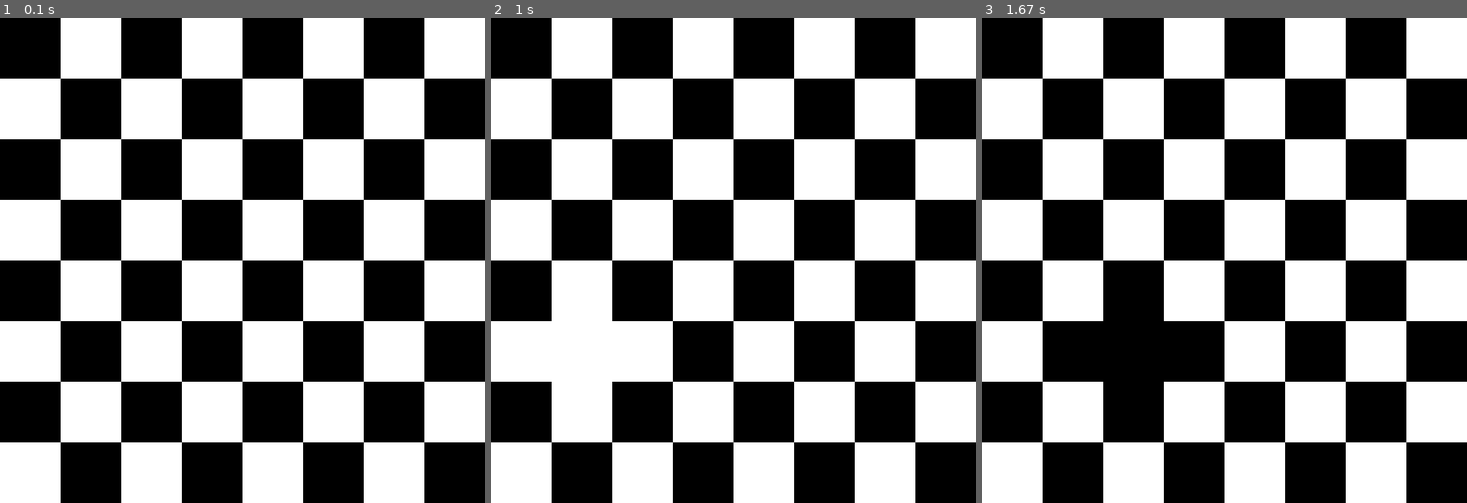
Above: before the commit, frames 1-3 (left to right).
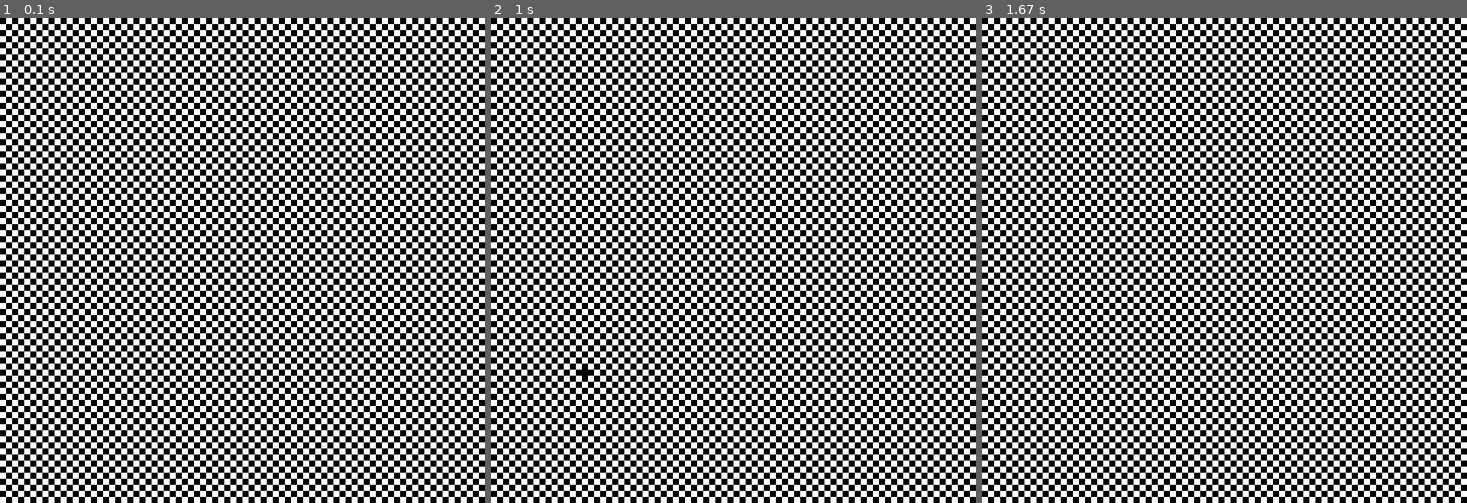
Above: after the commit, the same moments.

Repository: Name6672/python-testing
Game: pygame game, started from block colour grid.py
Two runs of this game, one before a commit and one after it. Both use one fixed random seed, a clock stepped at 60 frames per second and the inputs below.
Inputs (mouse positions are in pixels of both pictures, inside the frame that each line leads up to):
- Up to frame 1 (0.1 s): no input
- Up to frame 2 (1 s): click (583, 376) at 0.88 s
- Up to frame 3 (1.67 s): press the mouse at (1074, 376) at 1.2 s; move the mouse to (1151, 342) at 1.3 s; release the mouse at (1229, 313) at 1.43 s

The runs differ from the first frame. In frame 1, 50% of the frame differs, in the area x 0-100%, y 0-100%; in frame 2, 50%; in frame 3, 50%.

Commit message:
random things

Diff:
--- a/block colour grid.py
+++ b/block colour grid.py
@@ -56,7 +56,7 @@
 
 
 
-  block_size = 100
+  block_size = 10
   vertical_blocks = int(height/block_size)
   horizontal_blocks = int(width/block_size)
 
--- /dev/null
+++ b/censor.py
@@ -0,0 +1,13 @@
+censors = '||'
+
+
+def censor():
+  message = input('enter the message you would like to censor\n')
+  new_string = ''
+  for char in message:
+    new_string += (censors + char + censors)
+  return new_string
+
+if __name__ == '__main__':
+  with open('output.txt','w') as file:
+    file.write(censor())
--- /dev/null
+++ b/output.txt
@@ -0,0 +1 @@
+||f||||i||||l||||e|||| ||||t||||e||||s||||t|||| ||||#|||| ||||2||
--- /dev/null
+++ b/random tests.py
@@ -0,0 +1,24 @@
+
+
+import random
+import timeit
+
+def make_random():
+  number = random.randrange(0,1e69)
+  return number
+
+numbers = []
+for i in range(1000):
+  numbers.append(make_random())
+
+def get_max(li):
+  max = li[0]
+  for number in li:
+    if number > max:
+      max = number
+  return max
+def main():
+  print(max(numbers))
+
+if __name__ == '__main__':
+  main()
